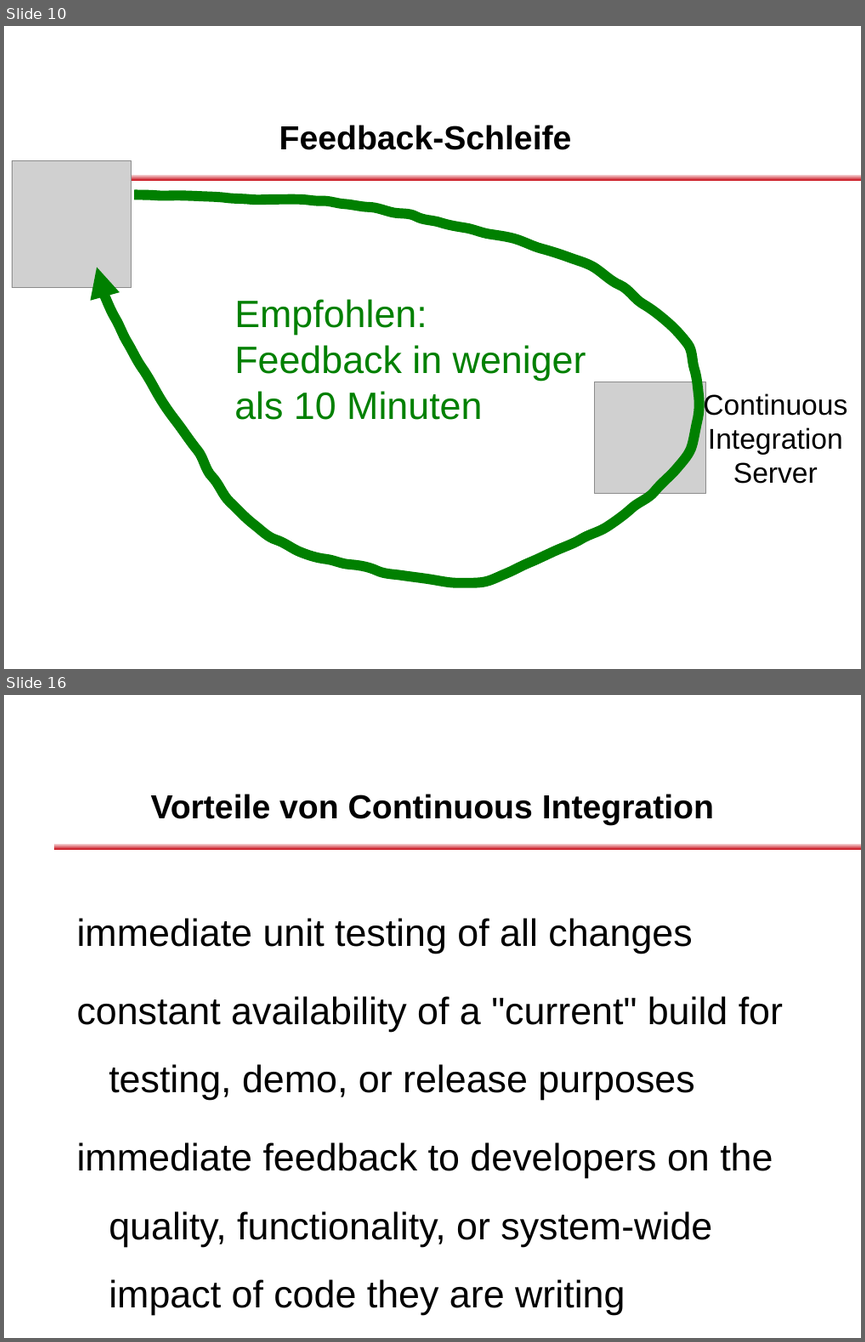
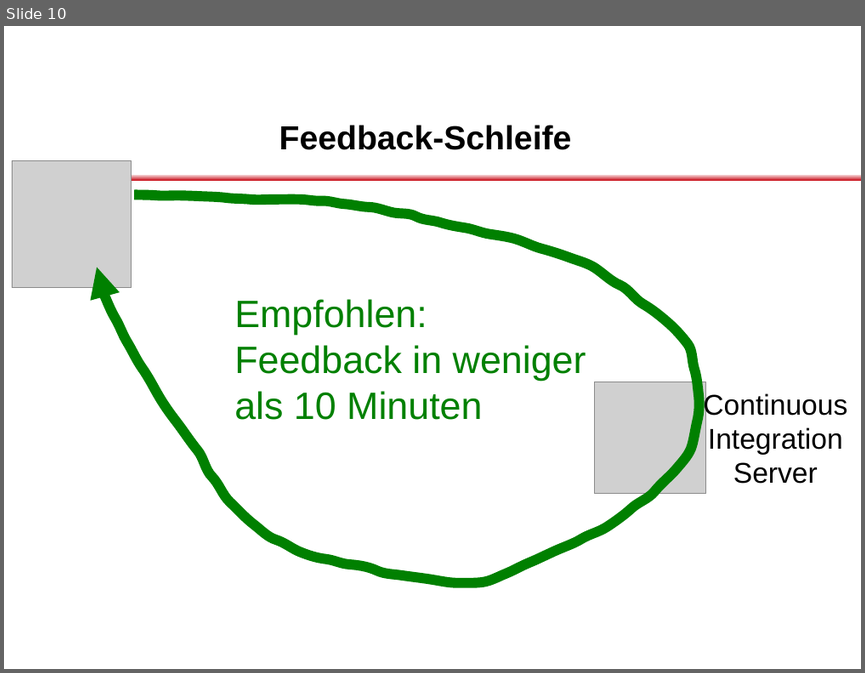
Before and after one commit to dlindner/vorlesung-se2-dhbw, a slide deck: added_2012/Continuous Integration.odp. Shown one above the other, each under a label of ours: slides 10 and 16 before the commit, slide 10 after it; the slides between them are not shown. The pictures are 865x1342 and 865x673 pixels, drawn with LibreOffice and Linux fonts; fonts in the diff are those of the drawing; grey boxes stand for pictures; background and template pictures are left out. Boxes give left, top, right and bottom in pixels: in the first picture for what was removed or moved away, otherwise in the second. Text is boxed around its words. In the diff, an @@ line names an element or a change of style, - is before the commit and + after.

Commit message:
Vorlesungseinheit für Continuous Integration als Release Candidate

```diff
--- a/added_2012/Continuous Integration.odp
+++ b/added_2012/Continuous Integration.odp
@@ slide 16 removed at [4,695,861,1338], background #FFFFFF; not listed: 2 template elements that a slide beside it also shows @@
@@ title removed at [151,794,714,825] @@
-Vorteile von Continuous Integration
@@ text removed at [77,918,783,1315] @@
-immediate unit testing of all changes
-constant availability of a "current" build for testing, demo, or release purposes
-immediate feedback to developers on the quality, functionality, or system-wide impact of code they are writing
```
Also in this commit, not shown: 2 slides changed, 9 slides added, 7 other slides removed.
